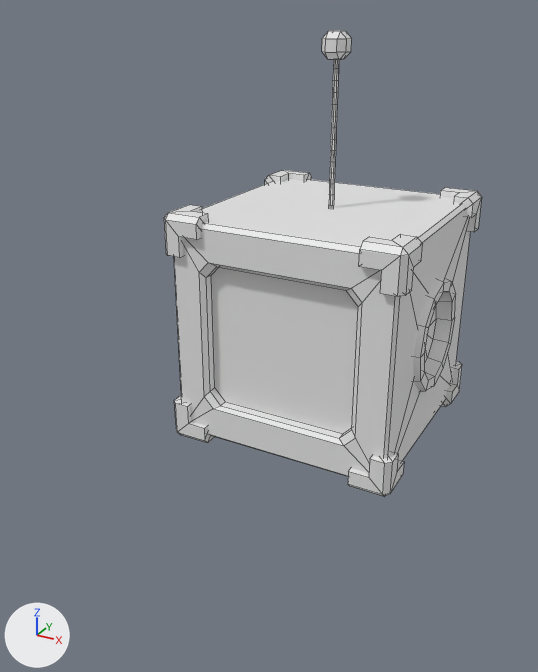
A saved change to the FBX model PulsGameJam2025/Assets/Art/3D/lil_robot_head.fbx.
One viewpoint serves both versions: a 50 mm lens placed at (2.48, -5.58, 2.45), pointed at (-0.33, -0.46, -0.11). Lighting does not change. The marker at lower left points along +X, +Y and +Z. Mesh edges are drawn as thin lines.
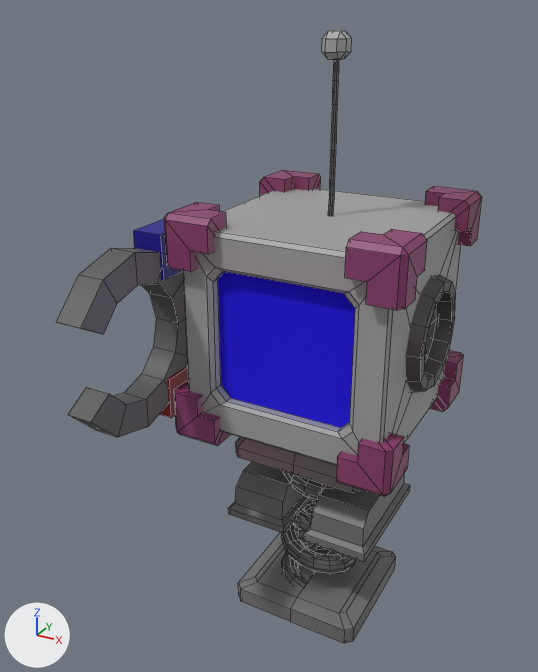
Location of each change, (x1, y1, x2, y2) in pixels of the pictures (538 x 672 px; the box of a moved part takes in the faces that stretch with it):
'Arm1_mesh', added
    after: (56, 248, 188, 437)
'Spring_mesh', added
    after: (238, 471, 396, 643)
'Legs_mesh', added
    after: (228, 437, 410, 561)
'Arm2_mesh', added
    after: (133, 219, 189, 418)
part 1 of me_cylinder_001, moved or reshaped
    before: (174, 179, 470, 477)
    after: (183, 188, 461, 465)
part 2 of me_cylinder_001, moved or reshaped
    both: (164, 170, 482, 497)
part 3 of me_cylinder_001, recoloured
    both: (164, 30, 456, 497)

The change in detail:
Picture '1024 palette.png' (img_1024_palette_png) is new.
Material 'Palette' (mat_palette) is new.
Its texture is img_1024_palette_png.
Material 'Face' (mat_face) is new.
Its base color is (0.0105, 0.0, 0.8) (blue #1a00e7).
Its roughness is 1.0.
me_cylinder_001 is used by ob_cylinder_001; location (0.0, 0.0, 0.0).
me_cylinder_001 had 651 vertices, 579 faces and spanned x -1.0..1.0, y -1.0..1.0, z -1.0..2.3.
me_cylinder_001 now has 651 vertices, 577 faces and spans x -1.0..1.0, y -1.0..1.0, z -1.0..2.3.
me_cylinder_001 part 1: the loose piece of 96 vertices spanning x -0.95..0.95, y -0.95..0.95, z -0.95..0.95 is scaled about its middle by 0.941, then moved by (0.0, -0.01, -0.01).
me_cylinder_001 part 2: 240 vertices removed from x -1.0..1.0, y -1.0..1.0, z -1.0..1.0; 240 vertices added at x -1.0..1.0, y -1.0..1.0, z -1.0..1.0.
me_cylinder_001 part 3: 290 faces spanning x -1.0..1.0, y -1.0..1.0, z -1.0..2.3 switch from no material to mat_palette (picture img_1024_palette_png).
me_cylinder_001 now uses material mat_face (blue #1a00e7).
Mesh me_cylinder_002 is new.
It has 130 vertices, 106 faces and spans x -0.26..0.3, y -1.96..0.55, z -0.76..0.76.
It uses material mat_palette (picture img_1024_palette_png).
Mesh me_cylinder is new.
It has 178 vertices, 150 faces and spans x -0.7..0.7, y -0.627..0.627, z -1.0..0.3.
It uses material mat_palette (picture img_1024_palette_png).
Mesh me_cylinder_003 is new.
It has 108 vertices, 86 faces and spans x -0.28..0.3, y -1.0..0.52, z -0.82..0.82.
It uses material mat_palette (picture img_1024_palette_png).
Mesh me_cylinder_007 is new.
It has 840 vertices, 814 faces and spans x -0.63..0.63, y -0.63..0.63, z -2.0..0.3.
It uses material mat_palette (picture img_1024_palette_png).
Object 'Arm1_mesh' (ob_arm1_mesh) is new; it shows me_cylinder_002.
Its location is (-1.0, 0.0, 0.0).
Object 'Legs_mesh' (ob_legs_mesh) is new; it shows me_cylinder.
Its location is (0.0, 0.0, -1.0).
Object 'Arm2_mesh' (ob_arm2_mesh) is new; it shows me_cylinder_003.
Its location is (-1.0, 0.0, 0.0).
Object 'Spring_mesh' (ob_spring_mesh) is new; it shows me_cylinder_007.
Its location is (0.0, 0.0, -1.0).
